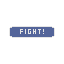
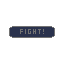
Layer changes from the first w=64, h=64 image to the second:
added layer "Layer 3" (50%) above "Layer 2" over [9, 26, 55, 38]
